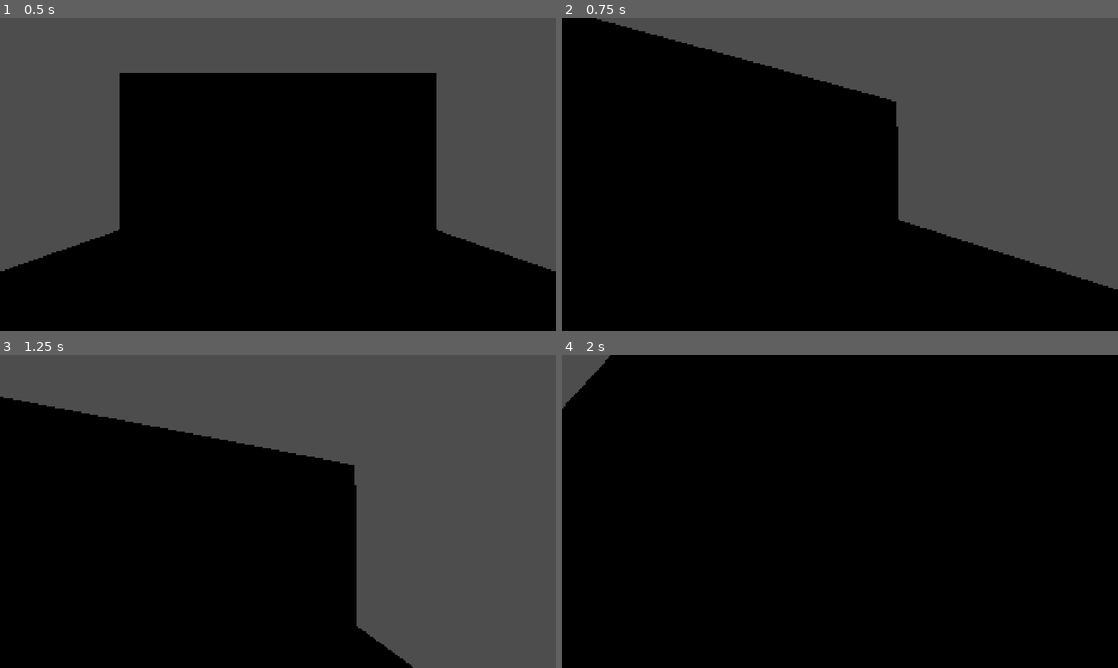
Above: before the commit, frames 1-4 (two rows, left to right).
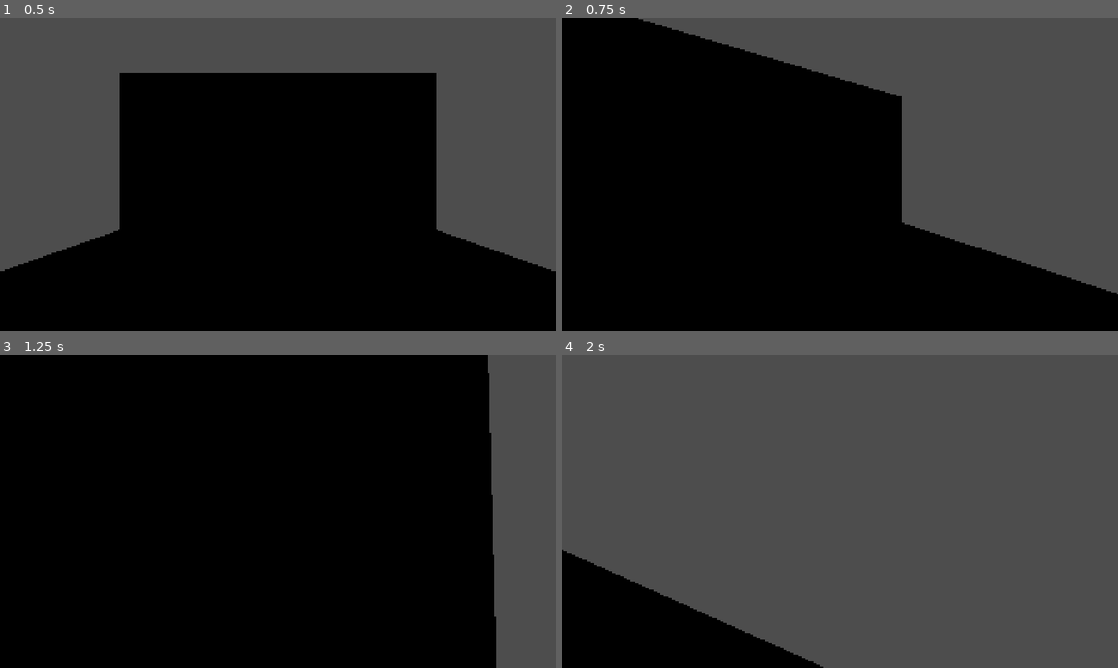
Above: after the commit, the same moments.

Repository: GeeTwentyFive/HnS
Game: Godot game, scene res://TEST.tscn
Two runs of this game, one before a commit and one after it. Both use one fixed random seed, a clock stepped at 60 frames per second and the inputs below.
Inputs (mouse positions are in pixels of both pictures, inside the frame that each line leads up to):
- Up to frame 1 (0.5 s): no input
- Up to frame 2 (0.75 s): tap Enter at 0.5 s; move the mouse to (867, 174) at 0.52 s; hold W (Forward) from 0.53 s (still down); hold Shift (Walk, bound only before the commit) from 0.53 s (still down)
- Up to frame 3 (1.25 s): keep holding W (Forward); keep holding Shift (Walk, bound only before the commit); tap Space (Jump) at 0.77, 0.8, 1.07 s
- Up to frame 4 (2 s): keep holding W (Forward); move the mouse to (812, 511) at 1.27 s; release Shift (Walk, bound only before the commit) at 1.28 s; tap Space (Jump) at 1.35, 1.52, 1.82 s; tap Shift (Walk, bound only before the commit) at 1.55 s

Frame 1 is identical in both runs. In frame 2, 2.1% of the frame differs, in the area x 6-100%, y 0-89%; in frame 3, 39%; in frame 4, 90%, in the area x 0-100%, y 0-100%.

Commit message:
Shift = slide instead

Diff:
--- a/hide-and-schmove/player.gd
+++ b/hide-and-schmove/player.gd
@@ -18,20 +18,6 @@
 var sensitivity: float = 0.01
 var pause_input: bool = false
 var move_speed := RUN_SPEED
-var slide := false:
-	set(x):
-		slide = x
-		if slide:
-			physics_material_override.friction = 0.0
-		else:
-			physics_material_override.friction = 1.0
-var walk := false:
-	set(x):
-		walk = x
-		if walk:
-			move_speed = WALK_SPEED
-		else:
-			move_speed = RUN_SPEED
 var yaw := 0.0:
 	set(x):
 		yaw = x
@@ -118,13 +104,9 @@
 				Vector3(movement_direction.x, JUMP_IMPULSE, movement_direction.y)
 			)
 
-	if Input.is_action_pressed("Jump"):
-		slide = true
-	else: slide = false
-
-	if Input.is_action_pressed("Walk"):
-		walk = true
-	else: walk = false
+	if Input.is_action_pressed("Slide"):
+		physics_material_override.friction = 0.0
+	else: physics_material_override.friction = 1.0
 
 	if Input.is_action_just_pressed("Flashlight"):
 		flashlight = not flashlight
--- a/hide-and-schmove/project.godot
+++ b/hide-and-schmove/project.godot
@@ -54,7 +54,7 @@
 "events": [Object(InputEventKey,"resource_local_to_scene":false,"resource_name":"","device":-1,"window_id":0,"alt_press …(191 unchanged characters)…
 ]
 }
-Walk={
+Slide={
 "deadzone": 0.2,
 "events": [Object(InputEventKey,"resource_local_to_scene":false,"resource_name":"","device":-1,"window_id":0,"alt_press …(195 unchanged characters)…
 ]
